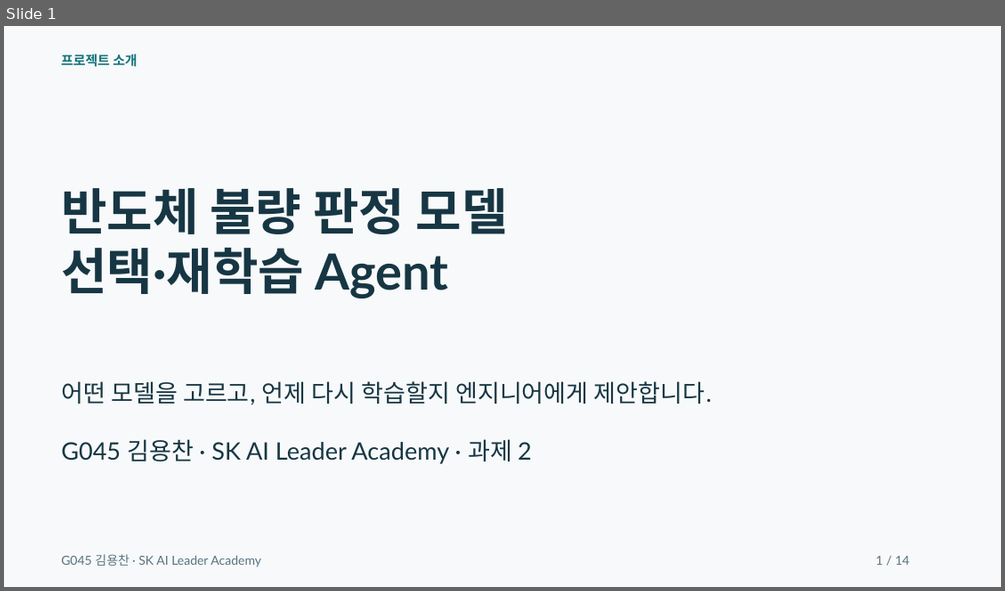
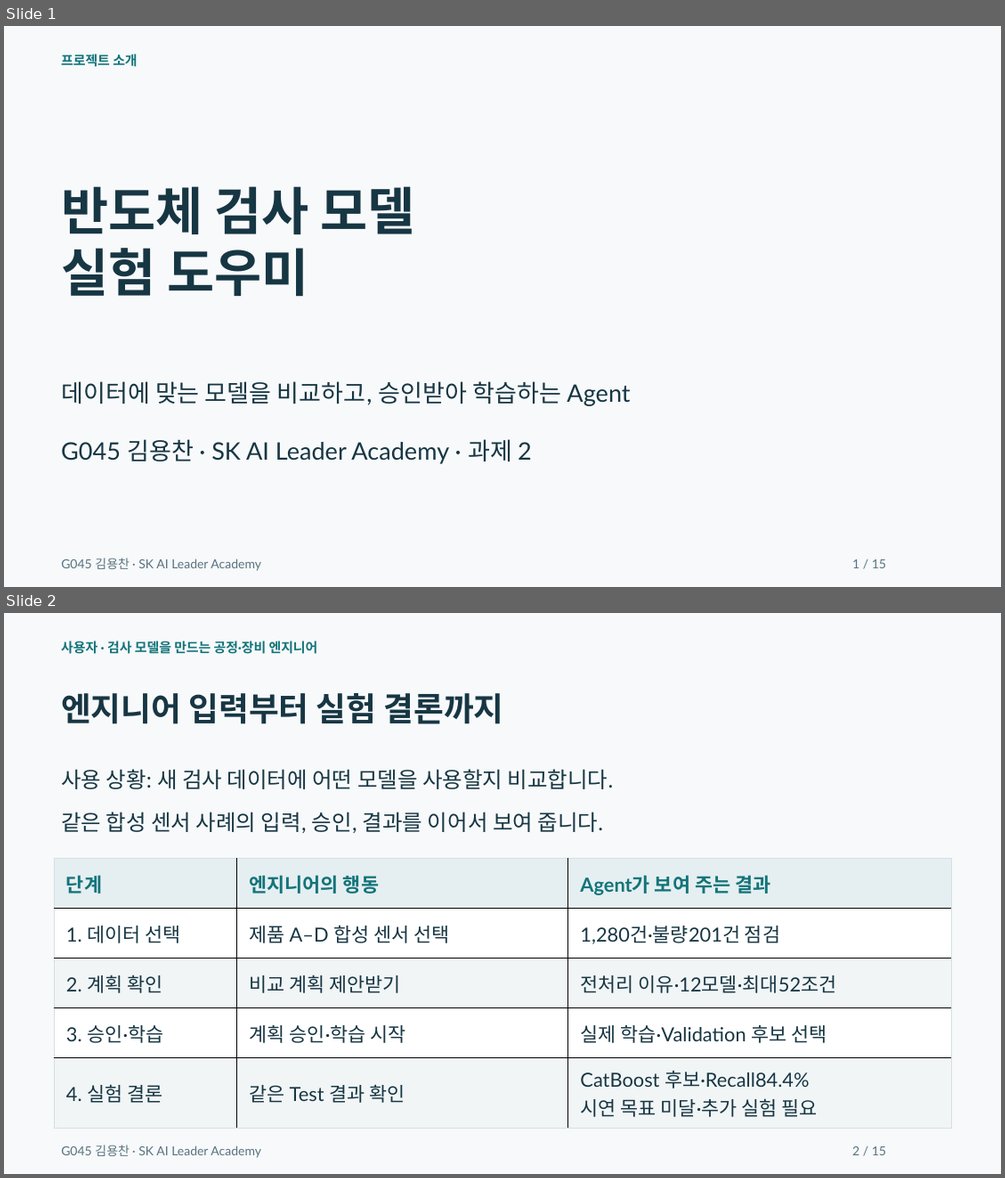
Before and after one commit to dragonchan95/Semiconductor-AI-Agent, a slide deck: docs/G045_Semiconductor_Agent.pptx. Shown one above the other, each under a label of ours: slide 1 before the commit, slides 1 and 2 after it. The pictures are 1005x591 and 1005x1178 pixels, drawn with LibreOffice and Linux fonts; fonts in the diff are those of the drawing. Boxes give left, top, right and bottom in pixels: in the first picture for what was removed or moved away, otherwise in the second. Text is boxed around its words. In the diff, an @@ line names an element or a change of style, - is before the commit and + after.

Commit message:
Use 60-20-20 evaluation and show the complete agent workflow

```diff
--- a/docs/G045_Semiconductor_Agent.pptx
+++ b/docs/G045_Semiconductor_Agent.pptx
@@ slide 2 added at (4,613,1001,1174), background #F7F9FA @@
@@ text added at (61,641,318,654), 12.8 pt, text #13747A, bold @@
+사용자 · 검사 모델을 만드는 공정·장비 엔지니어
@@ text added at (61,693,504,724), 31.5 pt, text #173643, bold @@
+엔지니어 입력부터 실험 결론까지
@@ text added at (61,769,614,789), 21 pt, text #173643 @@
+사용 상황: 새 검사 데이터에 어떤 모델을 사용할지 비교합니다.
@@ text added at (61,811,603,833), 21 pt, text #173643 @@
+같은 합성 센서 사례의 입력, 승인, 결과를 이어서 보여 줍니다.
@@ table added at (54,859,952,1120), 5 rows, 3 columns @@
+단계 | 엔지니어의 행동 | Agent가 보여 주는 결과
+1. 데이터 선택 | 제품 A–D 합성 센서 선택 | 1,280건·불량201건 점검
+2. 계획 확인 | 비교 계획 제안받기 | 전처리 이유·12모델·최대52조건
+3. 승인·학습 | 계획 승인·학습 시작 | 실제 학습·Validation 후보 선택
+4. 실험 결론 | 같은 Test 결과 확인 | CatBoost 후보·Recall84.4% / 시연 목표 미달·추가 실험 필요
@@ text added at (61,1144,261,1158), 12 pt, text #597380 @@
+G045 김용찬 · SK AI Leader Academy
@@ text added at (852,1146,886,1155), 12 pt, text #597380 @@
+2 / 15
@@ slide 1 changed as well @@
@@ text at (61,186,415,297): text changed; size 48 to 49.5 pt @@
-반도체 불량 판정 모델
-선택·재학습 Agent
+반도체 검사 모델
+실험 도우미
@@ text at (61,381,630,406): text changed @@
-어떤 모델을 고르고, 언제 다시 학습할지 엔지니어에게 제안합니다.
+데이터에 맞는 모델을 비교하고, 승인받아 학습하는 Agent
@@ text "G045 김용찬 · SK AI ...": place and size @@
-text "G045 김용찬 · SK AI ..." at (61,554,261,567)
+text "G045 김용찬 · SK AI ..." at (61,557,261,571)
@@ text at (852,559,886,568): text changed @@
-1 / 14
+1 / 15
```
Also in this commit, not shown: 4 other slides changed, 9 other slides added, 9 slides removed, 30 other files.
